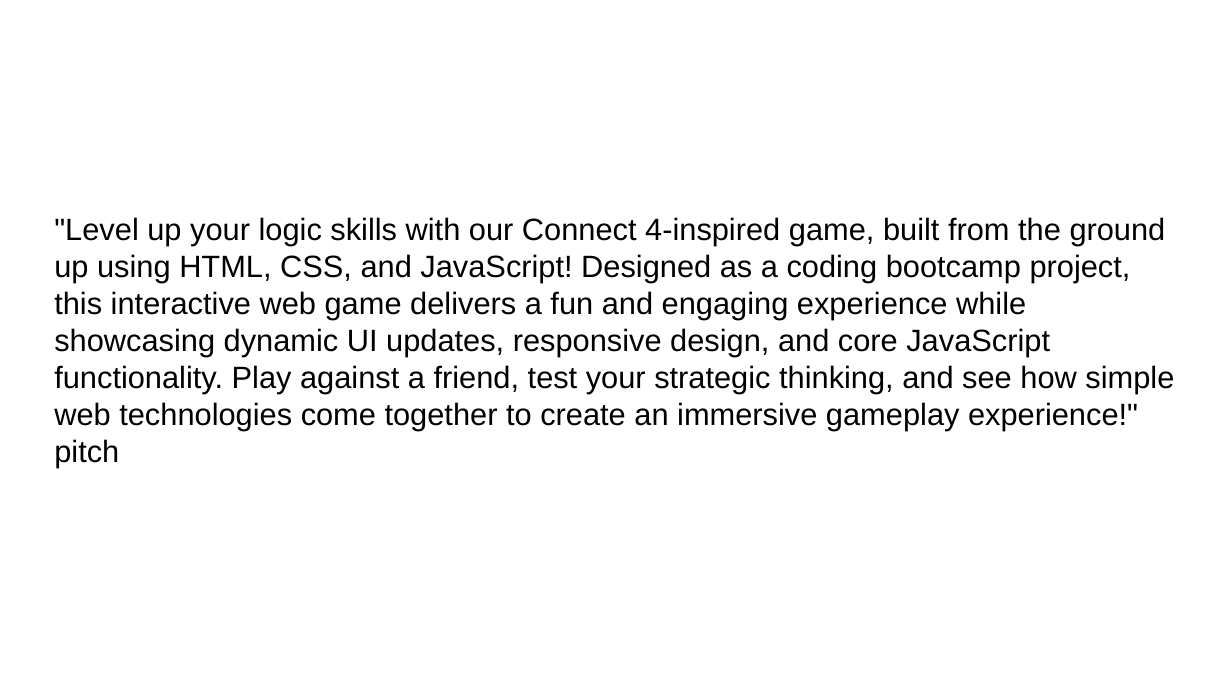
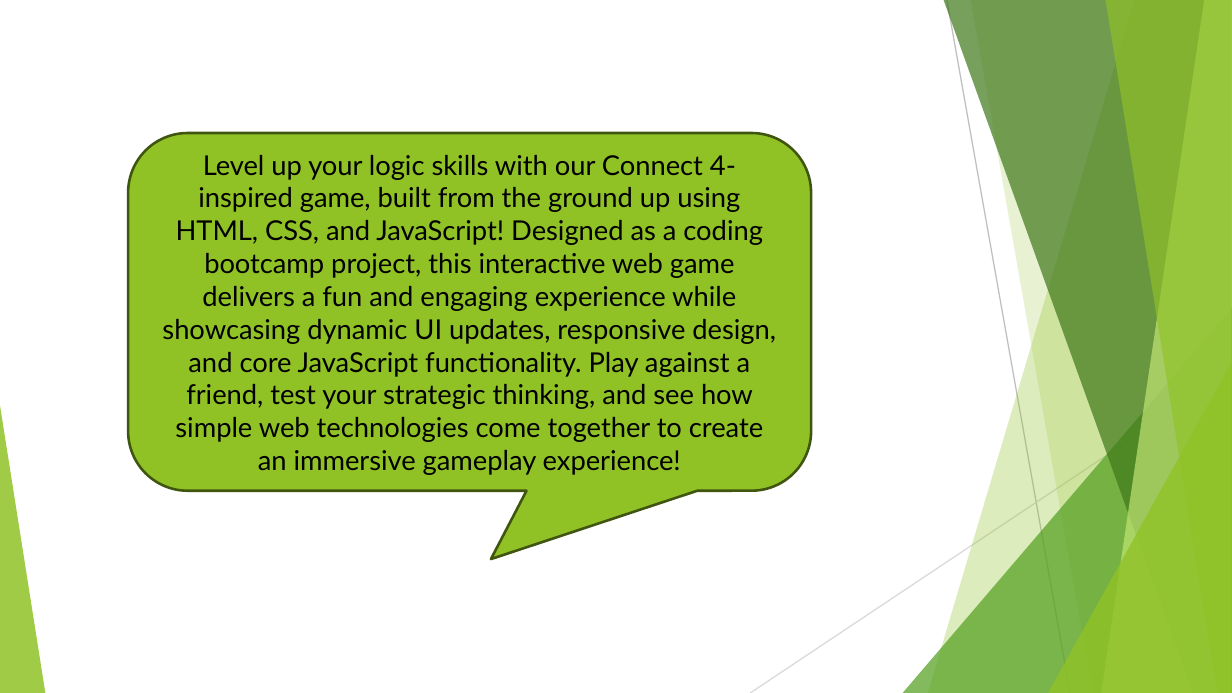
Before and after one commit to sigros02/Project1, a slide deck: slide 3 of assets/reference/Project Presentation Template.pptx (slide 2 before the commit). Drawn at 1232x693 pixels with LibreOffice and Linux fonts; fonts in the diff are those of the drawing. Boxes give left, top, right and bottom in pixels: in the first picture for what was removed or moved away, otherwise in the second. Text is boxed around its words. In the diff, an @@ line names an element or a change of style, - is before the commit and + after.

```diff
--- a/assets/reference/Project Presentation Template.pptx
+++ b/assets/reference/Project Presentation Template.pptx
@@ rounded speech box "Level up your logic skills ...": place and size @@
-rounded speech box "Level up your logic skills ..." at <box>54,217,1174,468</box>
+rounded speech box "Level up your logic skills ..." at <box>128,133,811,490</box>
@@ rounded speech box "Level up your logic skills ..." at <box>128,133,811,490</box>: fill none to #90C226; outline none to #3F5511 1.5 pt @@
@@ text in rounded speech box at <box>162,155,776,475</box>: text changed; size 18 to 16 pt; font Arial to Lato @@
-"Level up your logic skills with our Connect 4-inspired game, built from the ground up using HTML, CSS, and JavaScript! Designed as a coding bootcamp project, this interactive web game delivers a fun and engaging experience while showcasing dynamic UI updates, responsive design, and core JavaScript functionality. Play against a friend, test your strategic thinking, and see how simple web technologies come together to create an immersive gameplay experience!" pitch
+Level up your logic skills with our Connect 4-inspired game, built from the ground up using HTML, CSS, and JavaScript! Designed as a coding bootcamp project, this interactive web game delivers a fun and engaging experience while showcasing dynamic UI updates, responsive design, and core JavaScript functionality. Play against a friend, test your strategic thinking, and see how simple web technologies come together to create an immersive gameplay experience!
@@ group added at <box>0,0,1232,693</box>: 5 freeform shapes, 3 triangles, 2 lines @@
```
Also in this commit, not shown: 5 other slides changed, 2 slides added, 1 slide removed, 2 other files.
